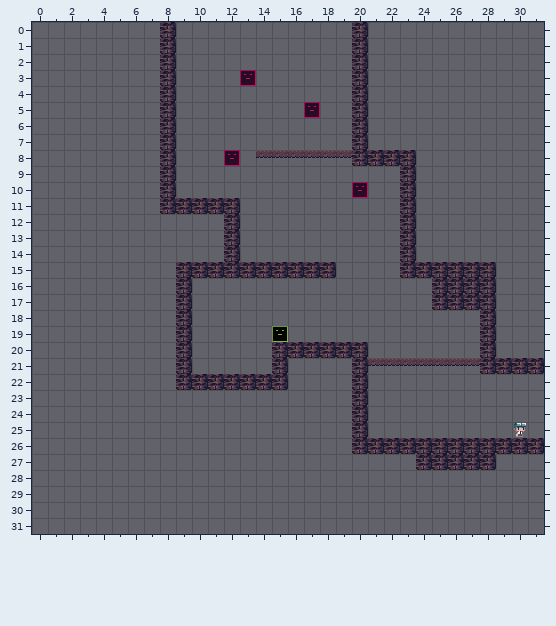
Tiled map (JSON), stored at src/resource/map/stage5.json. That is the earlier state.
Cells are 16x16 px. Shown: x 0..31, y 0..31.
Once edited:
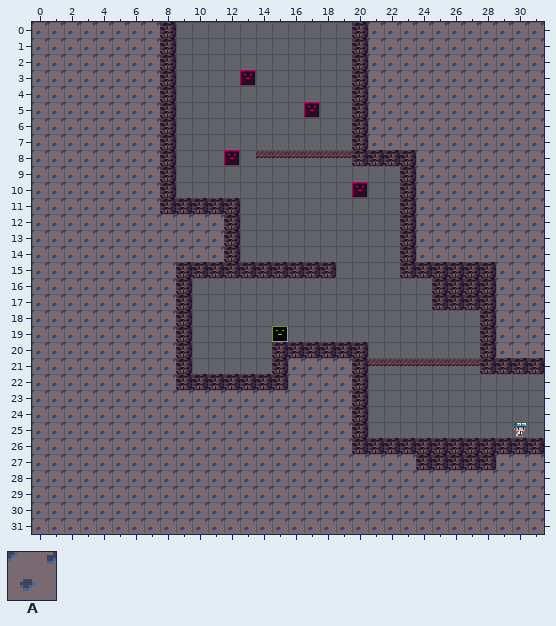
Key: from "BackGround": A 61.
_ is an empty cell.
Diff:
Changed rows in their new state; . is an unchanged cell.
Layer "Entity":
first column x 0:
 0 AAAAAAAA.............AAAAAAAAAAA
 1 AAAAAAAA.............AAAAAAAAAAA
 2 AAAAAAAA.............AAAAAAAAAAA
 3 AAAAAAAA.............AAAAAAAAAAA
 4 AAAAAAAA.............AAAAAAAAAAA
 5 AAAAAAAA.............AAAAAAAAAAA
 6 AAAAAAAA.............AAAAAAAAAAA
 7 AAAAAAAA.............AAAAAAAAAAA
 8 AAAAAAAA................AAAAAAAA
 9 AAAAAAAA................AAAAAAAA
10 AAAAAAAA................AAAAAAAA
11 AAAAAAAA................AAAAAAAA
12 AAAAAAAAAAAA............AAAAAAAA
13 AAAAAAAAAAAA............AAAAAAAA
14 AAAAAAAAAAAA............AAAAAAAA
15 AAAAAAAAA....................AAA
16 AAAAAAAAA....................AAA
17 AAAAAAAAA....................AAA
18 AAAAAAAAA....................AAA
19 AAAAAAAAA....................AAA
20 AAAAAAAAA....................AAA
21 AAAAAAAAA.......AAAA............
22 AAAAAAAAA.......AAAA............
23 AAAAAAAAAAAAAAAAAAAA............
24 AAAAAAAAAAAAAAAAAAAA............
25 AAAAAAAAAAAAAAAAAAAA............
26 AAAAAAAAAAAAAAAAAAAA............
27 AAAAAAAAAAAAAAAAAAAAAAAA.....AAA
28 AAAAAAAAAAAAAAAAAAAAAAAAAAAAAAAA
29 AAAAAAAAAAAAAAAAAAAAAAAAAAAAAAAA
30 AAAAAAAAAAAAAAAAAAAAAAAAAAAAAAAA
31 AAAAAAAAAAAAAAAAAAAAAAAAAAAAAAAA
Where, in picture pixels (left, top, right, bottom), the same in both pictures:
added: (32, 22, 544, 534)
